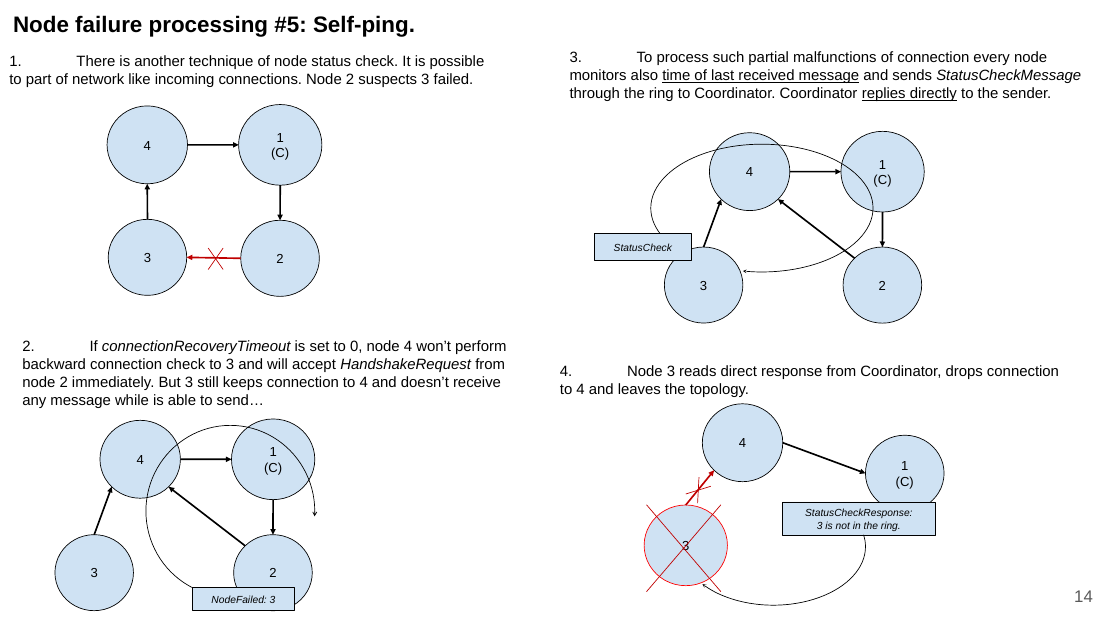
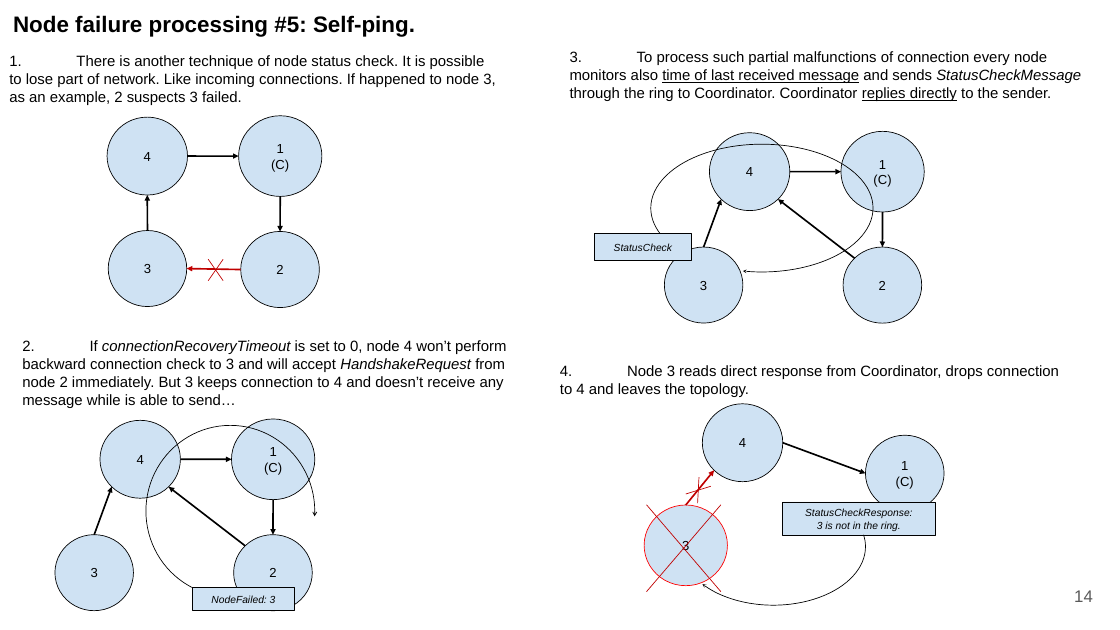
Before and after one commit to Vladsz83/doc, a slide deck: slide 15 of Discovery.pptx. Drawn at 1120x630 pixels with LibreOffice and Linux fonts; fonts in the diff are those of the drawing. Boxes give left, top, right and bottom in pixels: in the first picture for what was removed or moved away, otherwise in the second. Text is boxed around its words. In the diff, an @@ line names an element or a change of style, - is before the commit and + after.

Commit message:
fixes

```diff
--- a/Discovery.pptx
+++ b/Discovery.pptx
@@ text at box(9, 55, 495, 105): text changed @@
-1. There is another technique of node status check. It is possible to part of network like incoming connections. Node 2 suspects 3 failed.
+1. There is another technique of node status check. It is possible to lose part of network. Like incoming connections. If happened to node 3, as an example, 2 suspects 3 failed.
@@ 4 ellipses, 4 arrows, 2 lines: place and size @@
-4 ellipses, 4 arrows, 2 lines at box(107, 105, 322, 296)
+4 ellipses, 4 arrows, 2 lines at box(107, 116, 322, 307)
@@ text at box(22, 340, 506, 408): text changed @@
-2. If connectionRecoveryTimeout is set to 0, node 4 won’t perform backward connection check to 3 and will accept HandshakeRequest from node 2 immediately. But 3 still keeps connection to 4 and doesn’t receive any message while is able to send…
+2. If connectionRecoveryTimeout is set to 0, node 4 won’t perform backward connection check to 3 and will accept HandshakeRequest from node 2 immediately. But 3 keeps connection to 4 and doesn’t receive any message while is able to send…
```
Also in this commit, not shown: 5 other slides changed.
